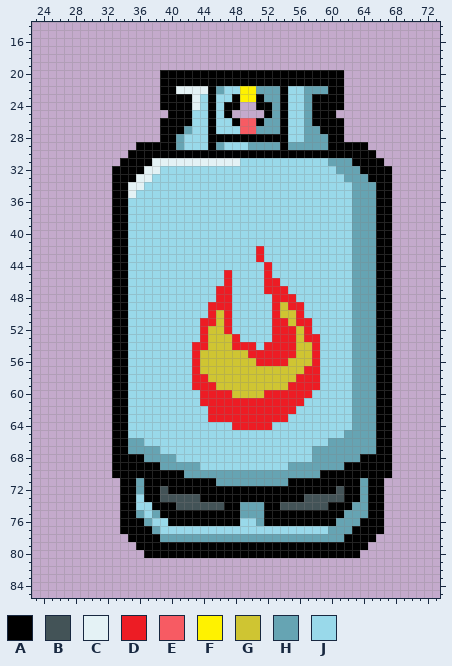
Two versions of one sprite sheet, Assets/Sprites/Props/GasTank.png. The first picture shows the starting point.
The file is 100x100 pixels. Shown: x 23..73, y 14..85.
Palette (. is transparent): A #000000  B #435357  C #e4f2f5  D #ed1c24  E #f75b63  F #fff200  G #cfc532  H #66a4b3  J #99d9ea
Now the later version:
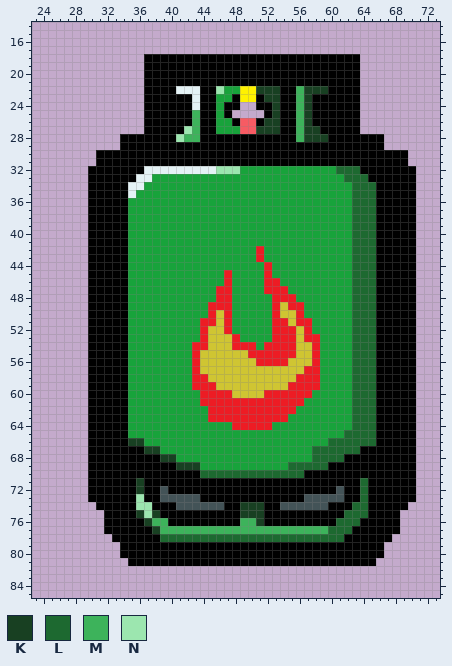
Colours new in this view: K #184022  L #1d6930  M #3db35b  N #9ce6af
Change:
Colour J changes from #99d9ea to #18a33b.
Colour A now appears in rows 18 to 19 at x 37 to 63; in rows 20 to 24 at x 37 to 38 and 62 to 63; in row 25 at x 37 to 39 and 61 to 63; in rows 26 to 27 at x 37 to 38 and 62 to 63; in row 28 at x 34 to 38 and 62 to 66; in row 29 at x 34 to 35 and 65 to 66.
Colour A now appears in row 30 at x 31 to 34 and 66 to 69; in row 31 at x 31 to 33 and 67 to 69; in rows 32 to 70 at x 30 to 32 and 68 to 70; in rows 71 to 73 at x 30 to 33 and 67 to 70; in row 74 at x 31 to 33 and 67 to 69; in rows 75 to 77 at x 32 to 33 and 67 to 68.
Colour A now appears in row 78 at x 33 to 34 and 66 to 67; in row 79 at x 34 to 35 and 65 to 66; in row 80 at x 34 to 36 and 64 to 66; in row 81 at x 35 to 65.
The author changed colour C to colour A in row 22 at x 44; in row 31 at x 38 to 48.
The author changed colour H to colour A in row 29 at x 41, 46, 50 to 53 and 55 to 59; in row 31 at x 60 to 62; in row 67 at x 35 to 36 and 64 to 65; in row 68 at x 37 to 38 and 62 to 63; in row 69 at x 39 to 40 and 60 to 61; in row 70 at x 42 to 43 and 57 to 58.
The author changed colour H to colour A in row 71 at x 46 to 54.
The author changed colour J to colour A in row 22 at x 55; in rows 23 to 28 at x 44 and 55; in row 29 at x 42 to 44 and 47 to 49; in row 31 at x 49 to 59.
The author changed colour J to colour C in row 32 at x 39 to 45.
The author changed colour H to colour K in row 22 at x 51 to 53 and 57 to 59; in row 23 at x 52 to 53 and 57; in rows 24 to 25 at x 53 and 57; in row 26 at x 52 to 53 and 57; in row 27 at x 51 to 53 and 57 to 58; in row 28 at x 57 to 59.
The author changed colour H to colour K in row 66 at x 35 to 36; in row 67 at x 37 to 38; in row 68 at x 39 to 40; in row 69 at x 41 to 43; in rows 71 to 72 at x 36; in row 74 at x 49 to 51.
The author changed colour H to colour K in row 75 at x 36, 38 and 49 to 51; in row 76 at x 37 and 51; in row 77 at x 38.
The author changed colour H to colour L in row 32 at x 61 to 63; in row 33 at x 62 to 64; in rows 34 to 64 at x 63 to 65; in row 65 at x 62 to 65; in row 66 at x 60 to 65; in row 67 at x 58 to 63.
The author changed colour H to colour L in row 68 at x 58 to 61; in row 69 at x 55 to 59; in row 70 at x 44 to 56; in rows 71 to 73 at x 64; in row 74 at x 63 to 64; in row 75 at x 62 to 64.
The author changed colour H to colour L in row 76 at x 61 to 63; in row 77 at x 60 to 62; in row 78 at x 39 to 61.
The author changed colour J to colour M in rows 22 to 24 at x 56; in rows 25 to 27 at x 43 and 56; in row 28 at x 42 to 43 and 56; in row 76 at x 38 to 39 and 49 to 50; in row 77 at x 39 to 59.
The author changed colour H to colour N in row 22 at x 46; in row 27 at x 42; in row 28 at x 41.
The author changed colour J to colour N in row 32 at x 46 to 48; in row 73 at x 36; in row 74 at x 36 to 37; in row 75 at x 37.
Boxes around the changes in both pictures, in picture pixels (x1, y1, x2, y2):
changed: (88, 54, 416, 566)
